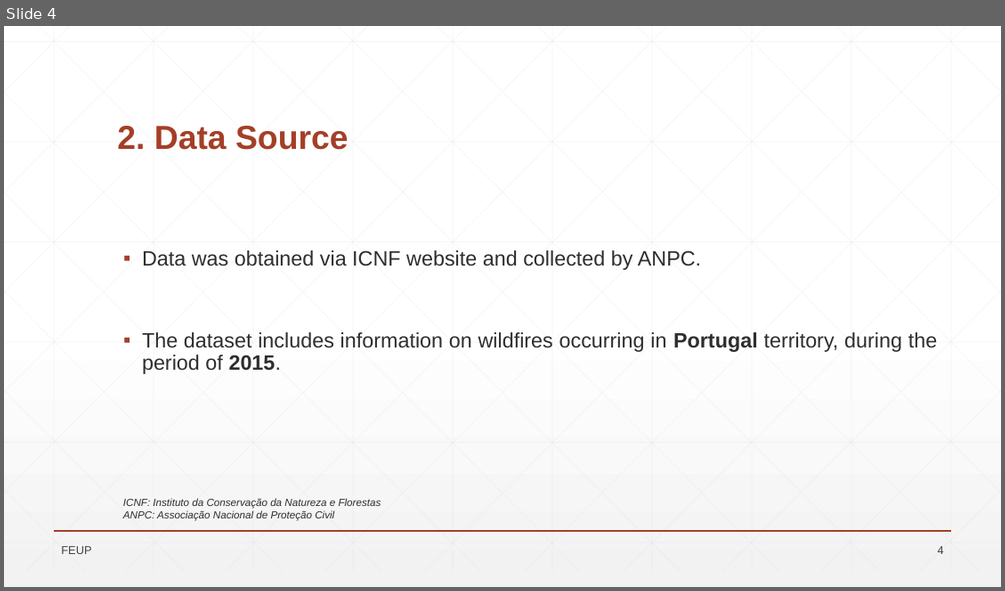
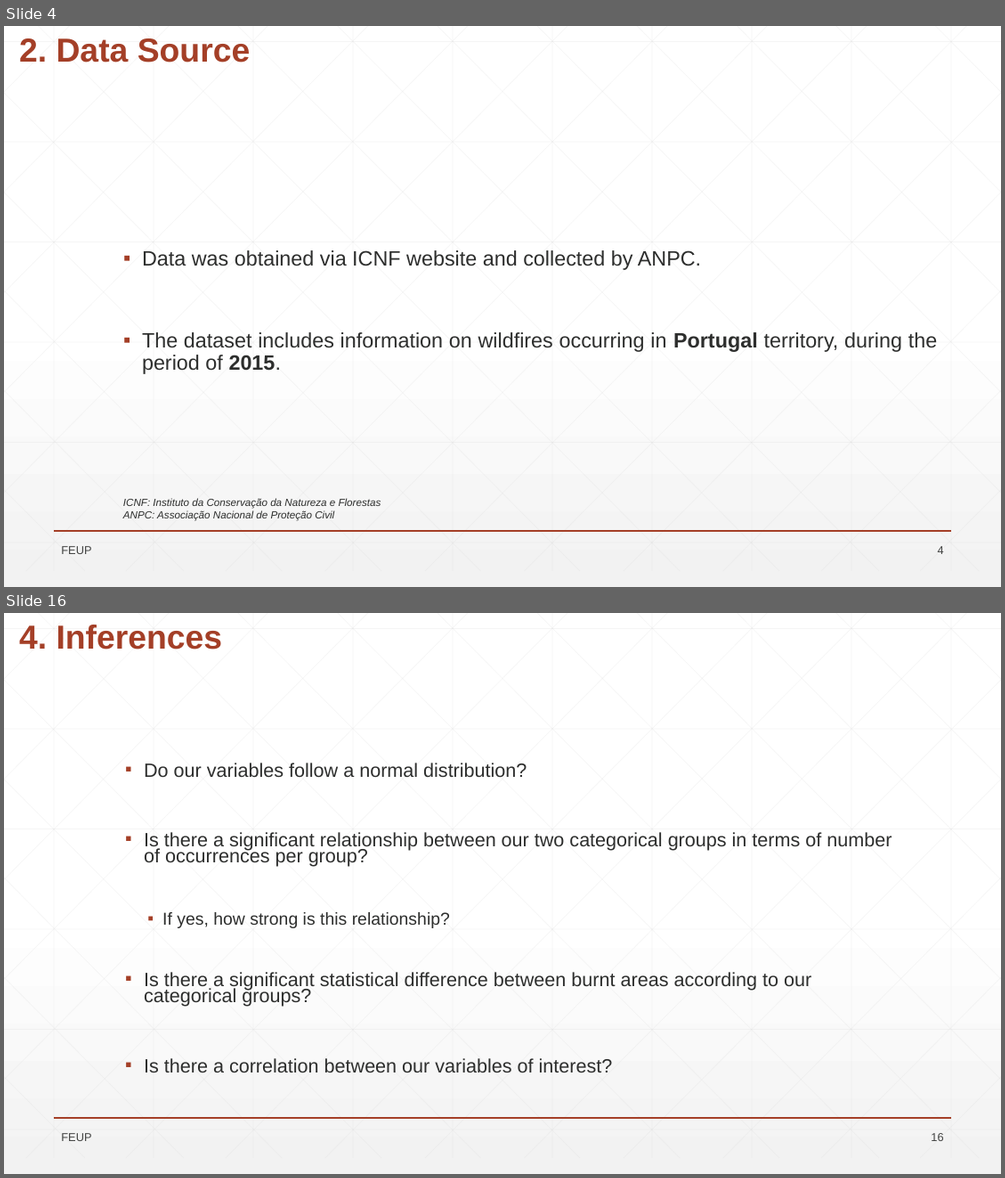
Before and after one commit to VascoBartolo/FCED_project, a slide deck: Trabalho_FSDE_stats_CT_VB/Wild_Fires_presentation.pptx. Shown one above the other, each under a label of ours: slide 4 before the commit, slides 4 and 16 after it; the slides between them are not shown. The pictures are 1005x591 and 1005x1178 pixels, drawn with LibreOffice and Linux fonts; fonts in the diff are those of the drawing; background and template pictures are left out. Boxes give left, top, right and bottom in pixels: in the first picture for what was removed or moved away, otherwise in the second. Text is boxed around its words. In the diff, an @@ line names an element or a change of style, - is before the commit and + after.

Commit message:
Added changes to notebook and final presentation
Updated according to group meeting.

```diff
--- a/Trabalho_FSDE_stats_CT_VB/Wild_Fires_presentation.pptx
+++ b/Trabalho_FSDE_stats_CT_VB/Wild_Fires_presentation.pptx
@@ slide 16 added at (4, 613, 1001, 1174), background gradient #FFFFFF to #F2F2F2; not listed: 47 template elements that a slide beside it also shows @@
@@ text added at (19, 625, 223, 649), 32 pt, text #A43F27, bold @@
+4. Inferences
@@ text added at (144, 763, 891, 1073), 18.5 pt, text #2D2E2D @@
+▪ Do our variables follow a normal distribution?
+▪ Is there a significant relationship between our two categorical groups in terms of number of occurrences per group?
+  ▪ If yes, how strong is this relationship?
+▪ Is there a significant statistical difference between burnt areas according to our categorical groups?
+▪ Is there a correlation between our variables of interest?
@@ text added at (61, 1133, 91, 1141), 11 pt, text #424342 @@
+FEUP
@@ page number added at (930, 1133, 943, 1141), 11 pt, text #424342 @@
+16
@@ slide 4 changed as well @@
@@ title "2. Data Source": place and size @@
-title "2. Data Source" at (117, 126, 348, 150)
+title "2. Data Source" at (19, 38, 251, 62)
```
Also in this commit, not shown: 4 other slides changed, 16 other slides added, 11 slides removed, 15 other files.
